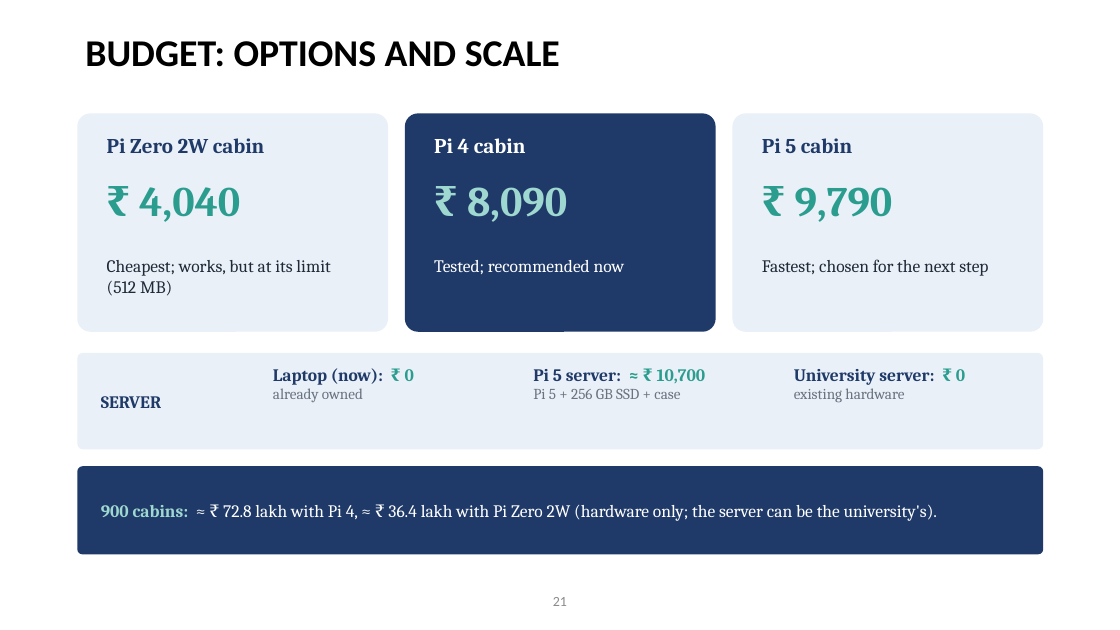
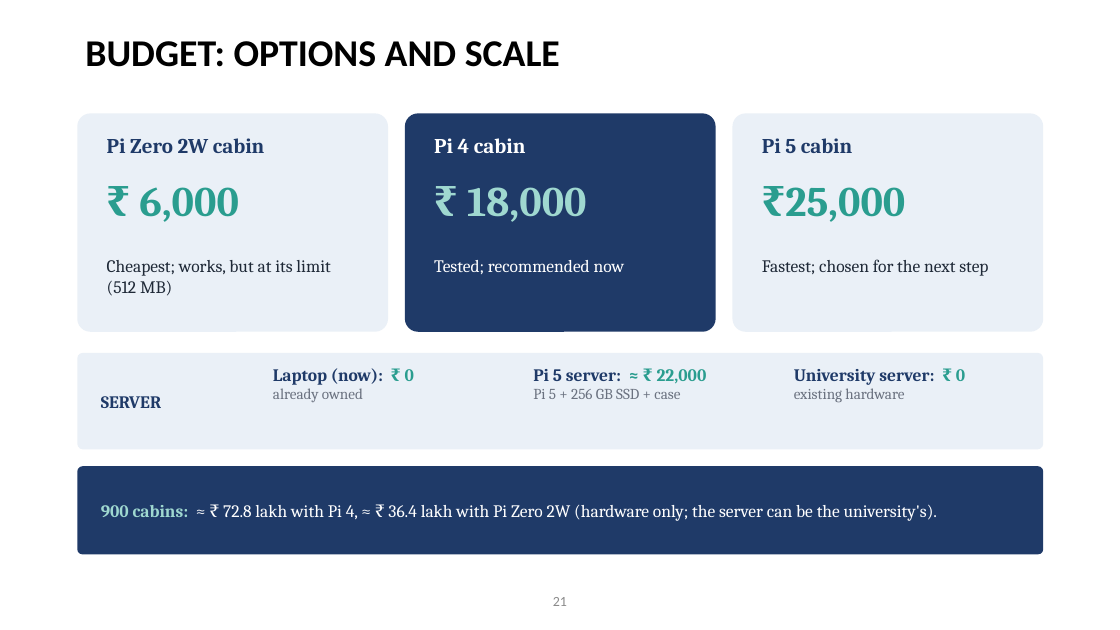
Before and after one commit to CodeSamhita/Smart-Cabin-An-IoT-Based-RealTime-Faculty-Availability-Monitoring-System, a slide deck: slide 21 of Documents/Smart Cabin - Technology, Working, Specifications and Budget.pptx. Drawn at 1120x630 pixels with LibreOffice and Linux fonts; fonts in the diff are those of the drawing; background and template pictures are left out. Boxes give left, top, right and bottom in pixels: in the first picture for what was removed or moved away, otherwise in the second. Text is boxed around its words. In the diff, an @@ line names an element or a change of style, - is before the commit and + after.

Commit message:
ppt update

```diff
--- a/Documents/Smart Cabin - Technology, Working, Specifications and Budget.pptx
+++ b/Documents/Smart Cabin - Technology, Working, Specifications and Budget.pptx
@@ text at box(139, 187, 239, 222): text changed @@
-₹ 4,040
+₹ 6,000
@@ text at box(467, 187, 587, 222): text changed @@
-₹ 8,090
+₹ 18,000
@@ text at box(762, 186, 905, 222): text changed @@
-₹ 9,790
+₹25,000
@@ text at box(533, 369, 707, 383): text changed @@
-Pi 5 server: ≈ ₹ 10,700
+Pi 5 server: ≈ ₹ 22,000
```
Also in this commit, not shown: 1 other slide changed.
